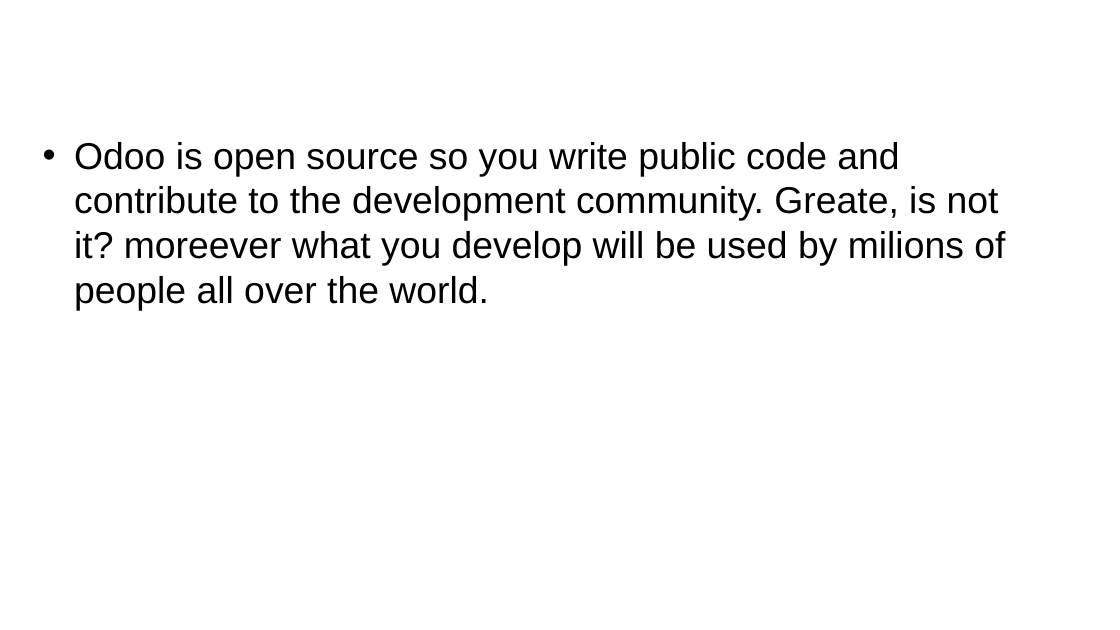
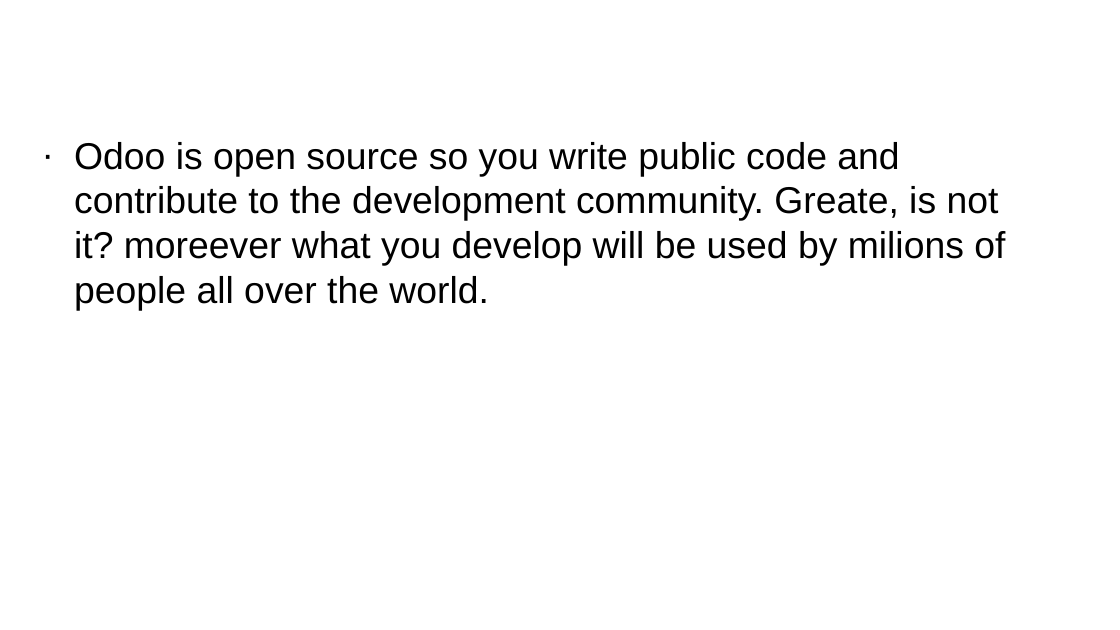
Before and after one commit to manthan14448/medical_store, a slide deck: slide 9 of Presentation/intership.pptx (slide 10 before the commit). Drawn at 1120x630 pixels with LibreOffice and Linux fonts; fonts in the diff are those of the drawing; background and template pictures are left out. Boxes give left, top, right and bottom in pixels: in the first picture for what was removed or moved away, otherwise in the second. Text is boxed around its words. In the diff, an @@ line names an element or a change of style, - is before the commit and + after.

Commit message:
[ADD] adding design in ppt

```diff
--- a/Presentation/intership.pptx
+++ b/Presentation/intership.pptx
@@ text "Odoo is open source so ..." at bbox=[74, 142, 1005, 311]: bullet • to ∙; less space between paragraphs @@
```
Also in this commit, not shown: 5 other slides changed, 2 slides added, 3 slides removed.
